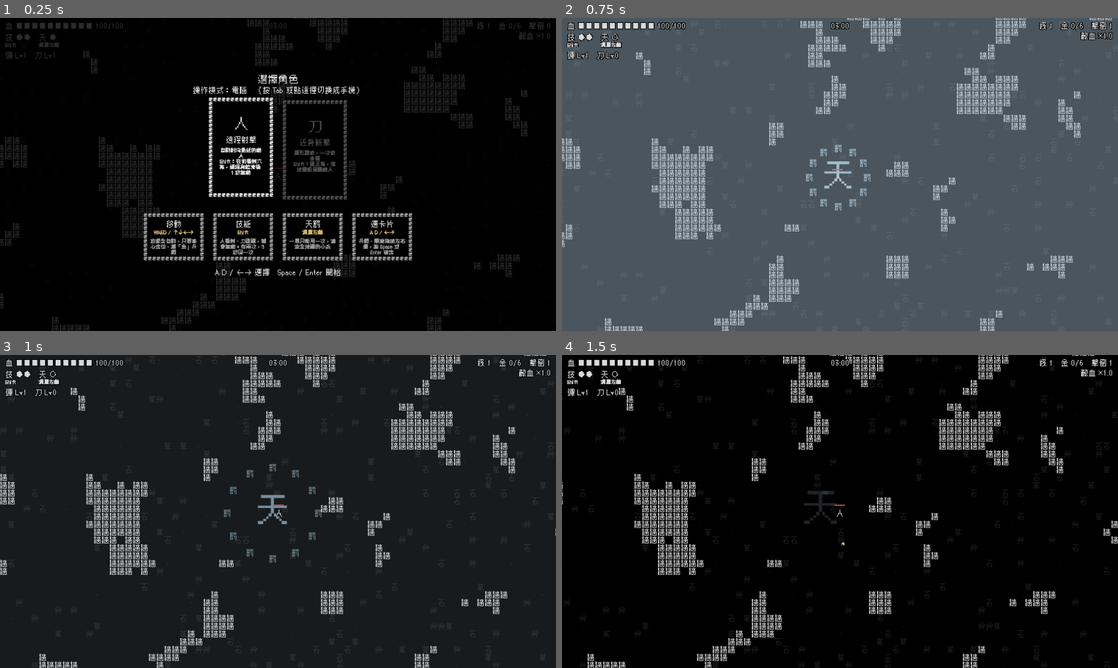
Above: before the commit, frames 1-4 (two rows, left to right).
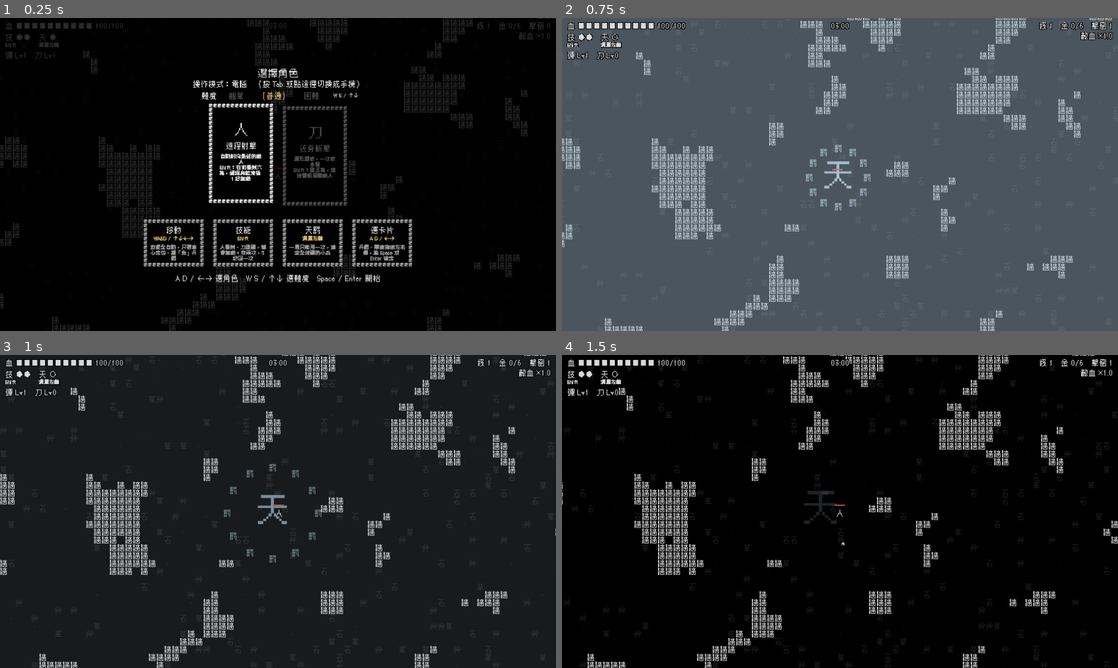
Above: after the commit, the same moments.

Repository: Scottcw1006/text-survivors
Game: Godot game, scene res://main.tscn
Same seed, same stepped clock (60 frames per second), same inputs: the game is played once before the commit and once after it.
Inputs (mouse positions are in pixels of both pictures, inside the frame that each line leads up to):
- Up to frame 1 (0.25 s): no input
- Up to frame 2 (0.75 s): tap Enter at 0.5 s; move the mouse to (962, 158) at 0.52 s; hold Right (move_right) from 0.53 s (still down); tap Space (confirm) at 0.6 s; click (962, 158) at 0.67 s
- Up to frame 3 (1 s): keep holding Right (move_right)
- Up to frame 4 (1.5 s): release Right (move_right) at 1.25 s; drag from (728, 527) to (812, 574) at 1.27 s

The runs differ from the first frame. In frame 1, 8.4% of the frame differs, in the area x 25-75%, y 16-85%; in frame 2, less than 0.1%; in frame 3, nothing differs; in frame 4, nothing differs.

Commit message:
鼠鳥改綠色系、體改為每秒回血、移除癒卡、選角加難度選項
Co-Authored-By: Claude Opus 5.5 <noreply@anthropic.com>

Diff:
--- a/cards.gd
+++ b/cards.gd
@@ -32,6 +32,11 @@
 var tips: Array = []               # [{name, key, desc}]，選角時才有
 var card_rects: Array[Rect2] = []  # 每張卡片畫在哪（手機點卡片用）
 var subtitle_rect := Rect2()       # 標題下那行小字的範圍（選角時點它切換操作模式）
+var opt_label := ""                # 標題下的一排選項（選角的難度），空字串 = 沒有
+var opt_items: Array = []
+var opt_sel := 0
+var opt_hint := ""
+var opt_rects: Array[Rect2] = []
 var button := ""                   # 卡片下面的按鈕文字（結算的「再來一局」），空字串 = 沒有按鈕
 var button_rect := Rect2()
 
@@ -39,6 +44,7 @@
 func show_cards(t: String, c: Array, selected: int, h: String, sub_title := "", tip_cards := [], button_text := "") -> void:
 	title = t
 	button = button_text
+	opt_label = ""
 	tips = tip_cards
 	subtitle = sub_title
 	cards = c
@@ -46,6 +52,23 @@
 	hint = h
 	visible = true
 	queue_redraw()
+
+
+## 在標題下面加一排選項（要在 show_cards 之後叫）
+func set_options(label: String, items: Array, selected: int, hint_text: String) -> void:
+	opt_label = label
+	opt_items = items
+	opt_sel = selected
+	opt_hint = hint_text
+	queue_redraw()
+
+
+## 點到第幾個選項，沒點到回傳 -1
+func option_at(pos: Vector2) -> int:
+	for i in opt_rects.size():
+		if opt_rects[i].has_point(pos):
+			return i
+	return -1
 
 
 ## 卡片排成幾欄（卡片太多就換行，每行放得下幾張就放幾張），以及卡片＋教學卡的總高度
@@ -61,9 +84,16 @@
 	return Vector3(per_row, cards_h, total_h)
 
 
+func _top_h() -> float:
+	var h := 130.0 if subtitle != "" else 90.0
+	if opt_label != "":
+		h += 56.0
+	return h
+
+
 ## 上面標題、下面提示／按鈕要佔多少高度
 func _extra_h() -> float:
-	var top := 130.0 if subtitle != "" else 90.0
+	var top := _top_h()
 	var bottom := 80.0
 	if button != "":
 		bottom = 170.0 if hint != "" else 130.0
@@ -91,17 +121,19 @@
 	var total_h := lay.z
 	var tip_w := TIP_COLS * CELL
 	var tip_h := TIP_ROWS * CELL
-	var top := 130.0 if subtitle != "" else 90.0
+	var top := _top_h()
 	var y0 := (view.y - total_h - _extra_h()) / 2.0 + top
 
+	var oy := 56.0 if opt_label != "" else 0.0   # 有選項那排，標題再往上移
 	if subtitle != "":
-		_text(title, Vector2(view.x / 2.0, y0 - 100.0), 44, COLOR_ON)
-		_text(subtitle, Vector2(view.x / 2.0, y0 - 48.0), 33, COLOR_ON)
+		_text(title, Vector2(view.x / 2.0, y0 - 100.0 - oy), 44, COLOR_ON)
+		_text(subtitle, Vector2(view.x / 2.0, y0 - 48.0 - oy), 33, COLOR_ON)
 		var sw := font.get_string_size(subtitle, HORIZONTAL_ALIGNMENT_LEFT, -1, 33).x
-		subtitle_rect = _scaled(Rect2(view.x / 2.0 - sw / 2.0 - 20.0, y0 - 48.0 - 30.0, sw + 40.0, 60.0), k)
+		subtitle_rect = _scaled(Rect2(view.x / 2.0 - sw / 2.0 - 20.0, y0 - 48.0 - oy - 30.0, sw + 40.0, 60.0), k)
 	else:
 		subtitle_rect = Rect2()
-		_text(title, Vector2(view.x / 2.0, y0 - 56.0), 44, COLOR_ON)
+		_text(title, Vector2(view.x / 2.0, y0 - 56.0 - oy), 44, COLOR_ON)
+	_draw_options(view, y0 - 50.0, k)
 
 	card_rects.clear()
 	for i in n:
@@ -165,6 +197,35 @@
 	draw_set_transform(Vector2.ZERO, 0.0, Vector2.ONE)
 
 
+## 一排選項：「難度　簡單　〔普通〕　困難　(W S / ↑↓)」，選中的亮、其他暗
+func _draw_options(view: Vector2, cy: float, k: float) -> void:
+	opt_rects.clear()
+	if opt_label == "":
+		return
+	const FS := 33
+	const ITEM_GAP := 30.0
+	var label_w := font.get_string_size(opt_label + "　", HORIZONTAL_ALIGNMENT_LEFT, -1, FS).x
+	var item_ws := []
+	var total := label_w
+	for item: String in opt_items:
+		var w := font.get_string_size("〔%s〕" % item, HORIZONTAL_ALIGNMENT_LEFT, -1, FS).x
+		item_ws.append(w)
+		total += w + ITEM_GAP
+	var hint_w := font.get_string_size(opt_hint, HORIZONTAL_ALIGNMENT_LEFT, -1, 22).x
+	total += hint_w
+	var x := view.x / 2.0 - total / 2.0
+	_text(opt_label, Vector2(x + label_w / 2.0, cy), FS, COLOR_ON)
+	x += label_w
+	for i in opt_items.size():
+		var w: float = item_ws[i]
+		var on := i == opt_sel
+		var t: String = ("〔%s〕" if on else "　%s　") % opt_items[i]
+		_text(t, Vector2(x + w / 2.0, cy), FS, Color(1.0, 0.85, 0.4) if on else COLOR_OFF)
+		opt_rects.append(_scaled(Rect2(x - ITEM_GAP / 2.0, cy - 30.0, w + ITEM_GAP, 60.0), k))
+		x += w + ITEM_GAP
+	_text(opt_hint, Vector2(x + hint_w / 2.0, cy), 22, COLOR_TIP)
+
+
 func _scaled(r: Rect2, k: float) -> Rect2:
 	return Rect2(r.position * k, r.size * k)
 
--- a/main.gd
+++ b/main.gd
@@ -6,6 +6,7 @@
 const FINAL_BOSSES := ["王", "王", "大弓"]   # 決戰出現的最終王，全部打倒才算贏
 const VOLLEY_SPREAD := 0.7          # 大弓一次放箭的扇形角度（弧度，約 40 度）
 const PLAYER_MAX_HP := 100
+const VITAL_REGEN := 0.1             # 「體」每一級每秒回多少血
 const PLAYER_SPEED := 220.0
 const PLAYER_RADIUS := 14.0
 const BASE_DAMAGE := 10.0           # 斬擊、迴旋刃等的基礎傷害
@@ -66,14 +67,14 @@
 	"敵": {"hp": 15.0, "speed": 90.0, "radius": 14.0, "size": 33, "damage": 30, "gold": 1,
 		"color": Color(1.0, 0.45, 0.45)},
 	"鼠": {"hp": 7.5, "speed": 150.0, "radius": 10.0, "size": 22, "damage": 15, "gold": 1,
-		"color": Color(0.7, 0.25, 0.3)},
+		"color": Color(0.3, 0.6, 0.35)},
 	"甲": {"hp": 60.0, "speed": 55.0, "radius": 15.0, "size": 33, "damage": 30, "gold": 3,
 		"color": Color(0.8, 0.3, 0.3)},
 	"弓": {"hp": 22.5, "speed": 80.0, "radius": 14.0, "size": 33, "damage": 15, "gold": 2,
 		"color": Color(0.65, 0.35, 0.9), "ranged": true},
 	# 鳥：鼠的進階，速度 1.5 倍、血多一點
 	"鳥": {"hp": 10.0, "speed": 225.0, "radius": 10.0, "size": 22, "damage": 15, "gold": 1,
-		"color": Color(0.85, 0.3, 0.55)},
+		"color": Color(0.5, 0.9, 0.45)},
 	# 弩：弓的進階，開始放箭的距離是弓的 1.5 倍、血多一點
 	"弩": {"hp": 30.0, "speed": 80.0, "radius": 14.0, "size": 33, "damage": 15, "gold": 3,
 		"color": Color(0.5, 0.25, 0.85), "ranged": true, "shoot_range": 450.0},
@@ -198,7 +199,7 @@
 	{"id": "pierce", "icon": "穿", "name": "穿透",     "desc": "子彈多穿過 1 個敵人", "who": "人"},
 	{"id": "reach",  "icon": "廣", "name": "斬擊範圍", "desc": "斬擊距離 +20%", "who": "刀"},
 	{"id": "speed",  "icon": "速", "name": "移動速度", "desc": "移動速度 +12%", "who": "all"},
-	{"id": "vital",  "icon": "體", "name": "體魄",     "desc": "血量上限 +20，並回 10 血", "who": "all"},
+	{"id": "vital",  "icon": "體", "name": "體魄",     "desc": "每秒回 0.1 血", "who": "all"},
 	{"id": "magnet", "icon": "磁", "name": "吸金",     "desc": "吸金範圍 +35%", "who": "all"},
 	{"id": "focus",  "icon": "息", "name": "調息",     "desc": "技能冷卻 -15%", "who": "all"},
 ]
@@ -267,6 +268,7 @@
 
 
 static var last_character := 0      # 重開時記得上次選的角色
+static var difficulty := 1          # 難度：0 簡單、1 普通、2 困難（重開會記得）
 static var touch_mode := -1          # 操作模式：-1 還沒決定（開局自動偵測）、0 電腦、1 手機
 
 var state := State.SELECT
@@ -279,7 +281,7 @@
 var xp := 0                        # 這一級已經吃到的金
 var pending_levels := 0            # 一次吃很多金時，可能連升好幾級
 var pending_power := 0             # 還沒選的寶箱強化
-var power_choices: Array = []      # 寶箱卡片上的選項（"彈" / "刀" / "癒"）
+var power_choices: Array = []      # 寶箱卡片上的選項（"彈" / "刀"）
 var power_cursor := 0
 var bullet_lv := 1                 # 強化線「彈」
 var blade_lv := 1                  # 強化線「刀」
@@ -306,6 +308,8 @@
 var slash_range := SLASH_RANGE
 var player_speed := PLAYER_SPEED
 var max_hp := PLAYER_MAX_HP
+var regen_per_sec := 0.0             # 每秒自動回血（「體」）
+var regen_acc := 0.0                 # 回血累積到 1 才真的加 1 點
 var pickup_range := GOLD_PICKUP_RANGE
 var skill_cooldown := SKILL_COOLDOWN
 var invincible := 0.0
@@ -439,6 +443,11 @@
 		return
 
 	elapsed += delta
+	if regen_per_sec > 0.0 and hp < max_hp:
+		regen_acc += regen_per_sec * delta
+		if regen_acc >= 1.0:
+			hp = mini(hp + int(regen_acc), max_hp)
+			regen_acc -= floorf(regen_acc)
 	final_hint_time = maxf(0.0, final_hint_time - delta)
 	if not final_phase and elapsed >= GAME_DURATION:
 		_start_final_phase()
@@ -523,6 +532,10 @@
 func _process_select() -> void:
 	if Input.is_action_just_pressed("toggle_mode"):
 		toggle_touch_mode()
+	if Input.is_action_just_pressed("move_up"):
+		set_difficulty(difficulty - 1)
+	elif Input.is_action_just_pressed("move_down"):
+		set_difficulty(difficulty + 1)
 	var step := 0
 	if Input.is_action_just_pressed("move_left"):
 		step = -1
@@ -547,12 +560,28 @@
 	for c: Dictionary in CHARACTERS:
 		var desc: String = c.desc.replace("Shift", "技") if is_touch else c.desc
 		cards.append({"icon": c.glyph, "name": c.name, "sub": "", "desc": desc})
+	var names := DIFFICULTIES.map(func(d: Dictionary) -> String: return d.name)
 	if is_touch:
 		level_cards.show_cards("選擇角色", cards, character, "點卡片選擇，再點一次開始",
 				"操作模式：手機　（點這裡切換成電腦）", TUTORIAL_TIPS_TOUCH)
+		level_cards.set_options("難度", names, difficulty, "點選")
 	else:
-		level_cards.show_cards("選擇角色", cards, character, "A D / ←→ 選擇　Space / Enter 開始",
+		level_cards.show_cards("選擇角色", cards, character, "A D / ←→ 選角色　W S / ↑↓ 選難度　Space / Enter 開始",
 				"操作模式：電腦　（按 Tab 或點這裡切換成手機）", TUTORIAL_TIPS)
+		level_cards.set_options("難度", names, difficulty, "W S / ↑↓")
+
+
+## 難度：hp = 怪物血量倍率、count = 怪物數量倍率、speed = 移動速度倍率、banned = 不會出現的怪
+const DIFFICULTIES := [
+	{"name": "簡單", "hp": 0.5, "count": 0.5, "speed": 0.7, "banned": ["鳥", "冑", "弩"]},
+	{"name": "普通", "hp": 1.0, "count": 1.0, "speed": 1.0, "banned": []},
+	{"name": "困難", "hp": 1.5, "count": 1.2, "speed": 1.2, "banned": []},
+]
+
+
+func set_difficulty(i: int) -> void:
+	difficulty = clampi(i, 0, DIFFICULTIES.size() - 1)
+	_show_select()
 
 
 ## 選角畫面下面的操作教學（手機版）
@@ -843,6 +872,7 @@
 	if spawn_cd > 0.0:
 		return
 	spawn_cd = lerpf(SPAWN_INTERVAL_START, SPAWN_INTERVAL_END, minf(elapsed / GAME_DURATION, 1.0))
+	spawn_cd /= DIFFICULTIES[difficulty].count   # 數量多 = 生得快
 	var pos := _find_spawn_point()
 	if pos == Vector2.INF:
 		return
@@ -890,6 +920,8 @@
 		weights["冑"] = 10.0
 	if elapsed > 120.0:
 		weights["弩"] = 10.0
+	for k: String in DIFFICULTIES[difficulty].banned:
+		weights.erase(k)
 	var total := 0.0
 	for k: String in weights:
 		total += weights[k]
@@ -901,12 +933,14 @@
 	return "敵"
 
 
+## 怪物血量倍率：隨時間成長 × 難度
 func _hp_mult() -> float:
-	return 1.0 + HP_GROWTH_PER_MINUTE * floorf(elapsed / 60.0)
+	return (1.0 + HP_GROWTH_PER_MINUTE * floorf(elapsed / 60.0)) * DIFFICULTIES[difficulty].hp
 
 
 func _spawn_enemy(kind: String, pos: Vector2) -> void:
 	var e := Enemy.new().setup_type(kind, ENEMY_TYPES[kind], _hp_mult())
+	e.speed *= DIFFICULTIES[difficulty].speed
 	e.position = pos
 	e.z_index = 3 if ENEMY_TYPES[kind].get("boss", false) else 2
 	e.shoot_interval = ARROW_INTERVAL
@@ -1686,7 +1720,6 @@
 		for i in 20:
 			_drop_gold(player.position + Vector2.from_angle(randf() * TAU) * randf_range(20.0, 60.0))
 		return
-	opts.append("癒")   # 不升級，改成回滿血
 	power_choices = opts
 	power_cursor = 0
 	state = State.POWER_UP
@@ -1702,9 +1735,6 @@
 	var who: String = CHARACTERS[character].glyph
 	var cards := []
 	for line: String in power_choices:
-		if line == "癒":
-			cards.append({"icon": "癒", "name": "回滿血", "sub": "%d/%d" % [hp, max_hp], "desc": "不強化武器，血量直接回到上限"})
-			continue
 		var info: Dictionary = POWER_INFO[who][line]
 		var lv := _line_level(line)
 		cards.append({"icon": line, "name": info.name, "sub": "Lv %d→%d" % [lv, lv + 1], "desc": info.desc[lv + 1]})
@@ -1723,8 +1753,6 @@
 	if Input.is_action_just_pressed("confirm"):
 		if power_choices[power_cursor] == "彈":
 			bullet_lv += 1
-		elif power_choices[power_cursor] == "癒":
-			hp = max_hp
 		else:
 			blade_lv += 1
 		level_cards.visible = false
@@ -1921,8 +1949,7 @@
 		"speed":
 			player_speed *= 1.12
 		"vital":
-			max_hp += 20
-			hp = mini(hp + 10, max_hp)
+			regen_per_sec += VITAL_REGEN
 		"power":
 			damage_mult += 0.2
 		"magnet":
@@ -2193,7 +2220,7 @@
 	if result == State.DEAD:
 		title = "你倒下了"
 		player.set_text("亡")
-	var stats := "存活 %s　級 %d　擊倒 %d　金 %d" % [_fmt_time(elapsed), level, kills, gold]
+	var stats := "難度 %s　存活 %s　級 %d　擊倒 %d　金 %d" % [DIFFICULTIES[difficulty].name, _fmt_time(elapsed), level, kills, gold]
 	# 手機：要點「再來一局」按鈕才重開（避免手指誤觸直接跳過）；電腦維持原本按 Space / Enter
 	if is_touch:
 		level_cards.show_cards(title, _final_level_cards(), -1, "", stats, [], "再來一局")
--- a/touch_controls.gd
+++ b/touch_controls.gd
@@ -93,6 +93,12 @@
 	if main.state == main.State.SELECT and cards.subtitle_rect.has_point(pos):
 		main.toggle_touch_mode()
 		return
+	# 選角畫面：點難度
+	if main.state == main.State.SELECT:
+		var d := cards.option_at(pos)
+		if d >= 0:
+			main.set_difficulty(d)
+			return
 	if cards.cursor < 0:
 		# 結算畫面：要點到「再來一局」按鈕才會重開
 		if cards.button_rect.has_point(pos):
Not shown, changed: docs/index.pck
